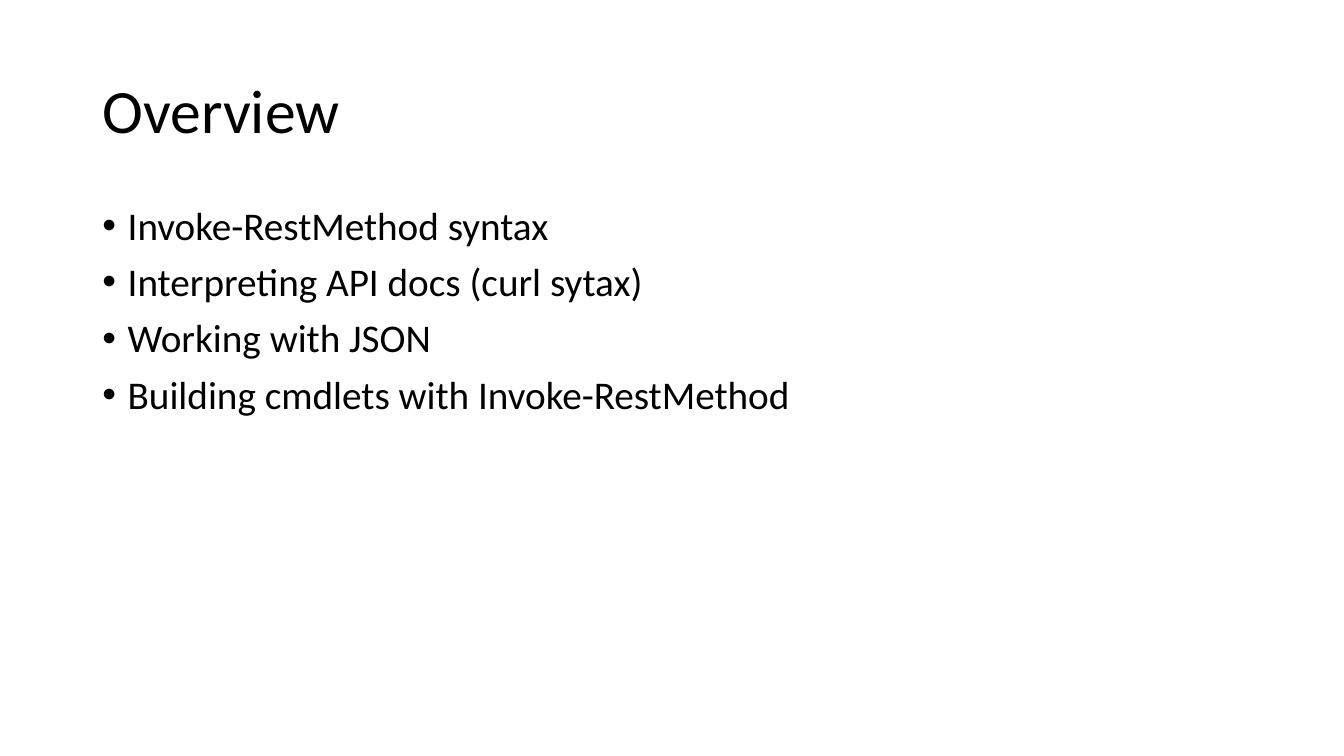
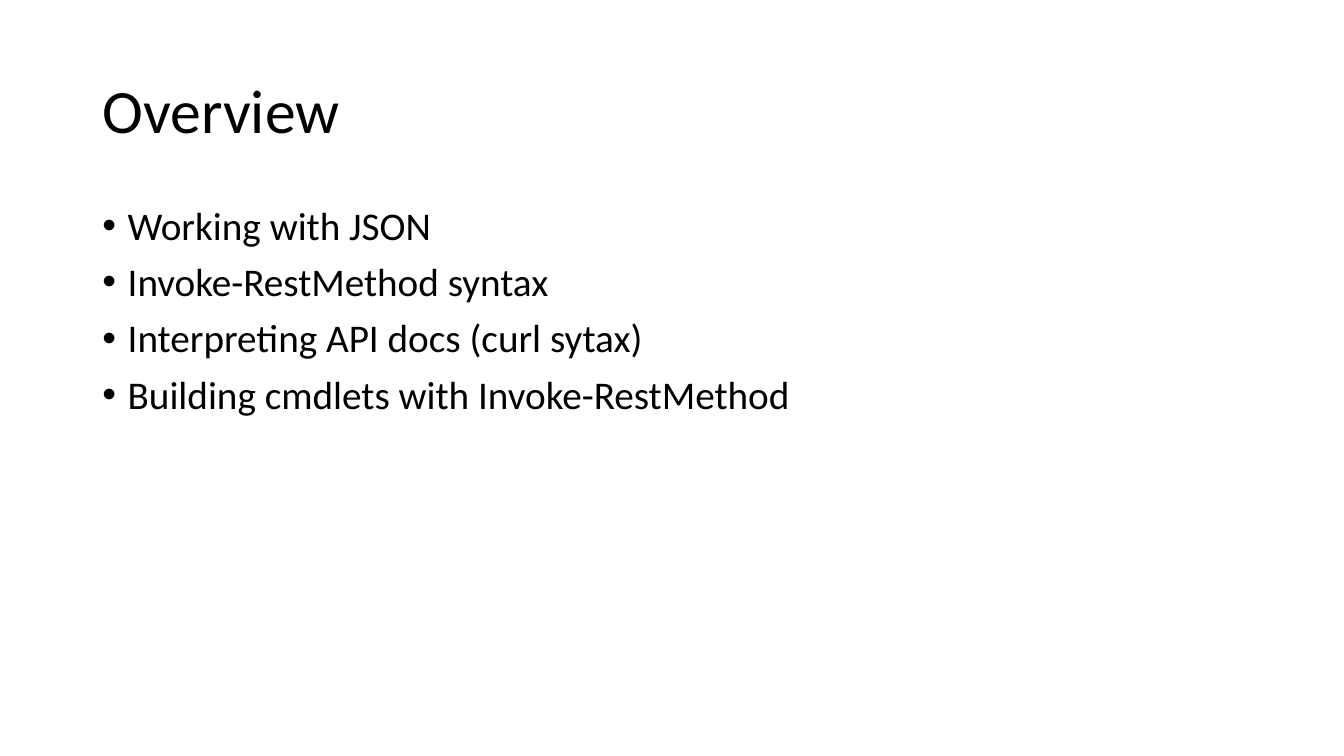
Before and after one commit to ThePoShWolf/Sessions, a slide deck: slide 4 of 2020-01-30 - MTX Portland - REST APIs/MTX Portland - REST APIs.pptx. Drawn at 1344x756 pixels with LibreOffice and Linux fonts; fonts in the diff are those of the drawing; background and template pictures are left out. Boxes give left, top, right and bottom in pixels: in the first picture for what was removed or moved away, otherwise in the second. Text is boxed around its words. In the diff, an @@ line names an element or a change of style, - is before the commit and + after.

```diff
--- a/2020-01-30 - MTX Portland - REST APIs/MTX Portland - REST APIs.pptx
+++ b/2020-01-30 - MTX Portland - REST APIs/MTX Portland - REST APIs.pptx
@@ text at bbox=[128, 212, 431, 247]: paragraph added @@
+• Working with JSON
@@ text at bbox=[128, 324, 431, 359]: paragraph removed @@
-• Working with JSON
```
Also in this commit, not shown: 2 other slides changed.
